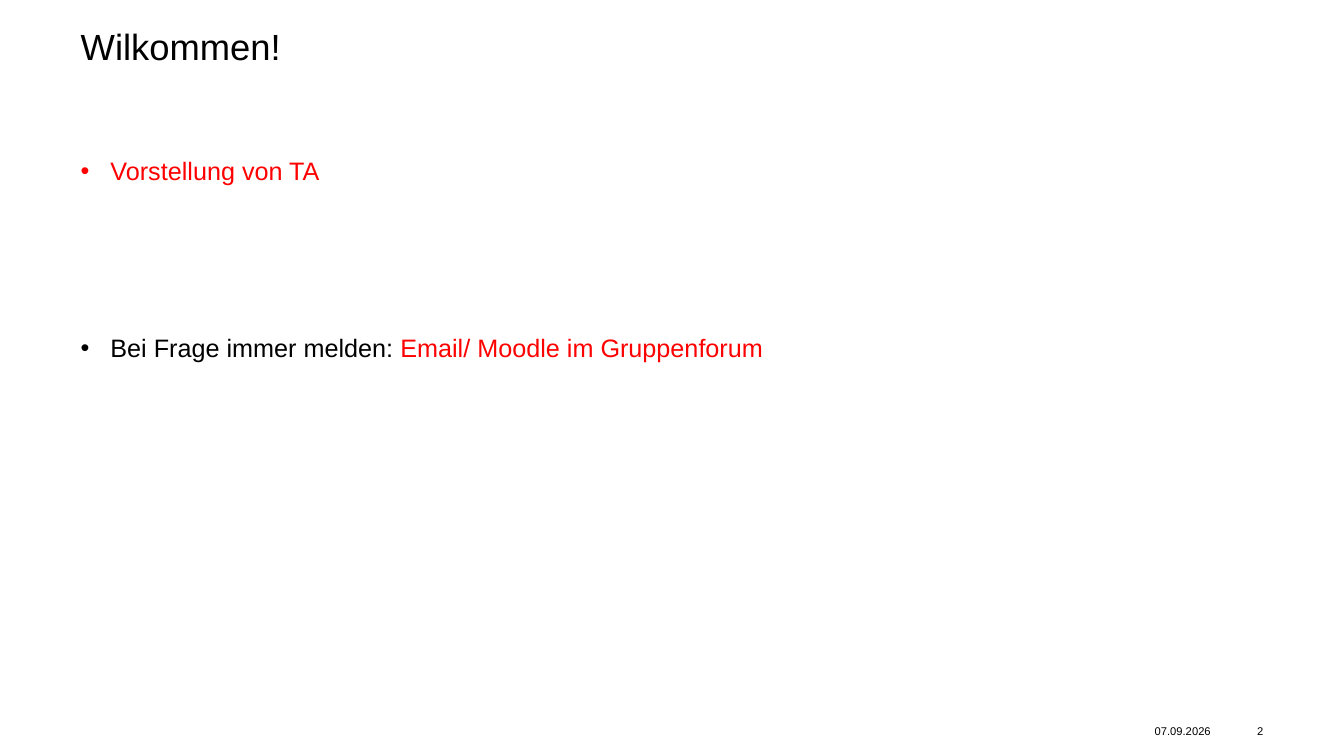
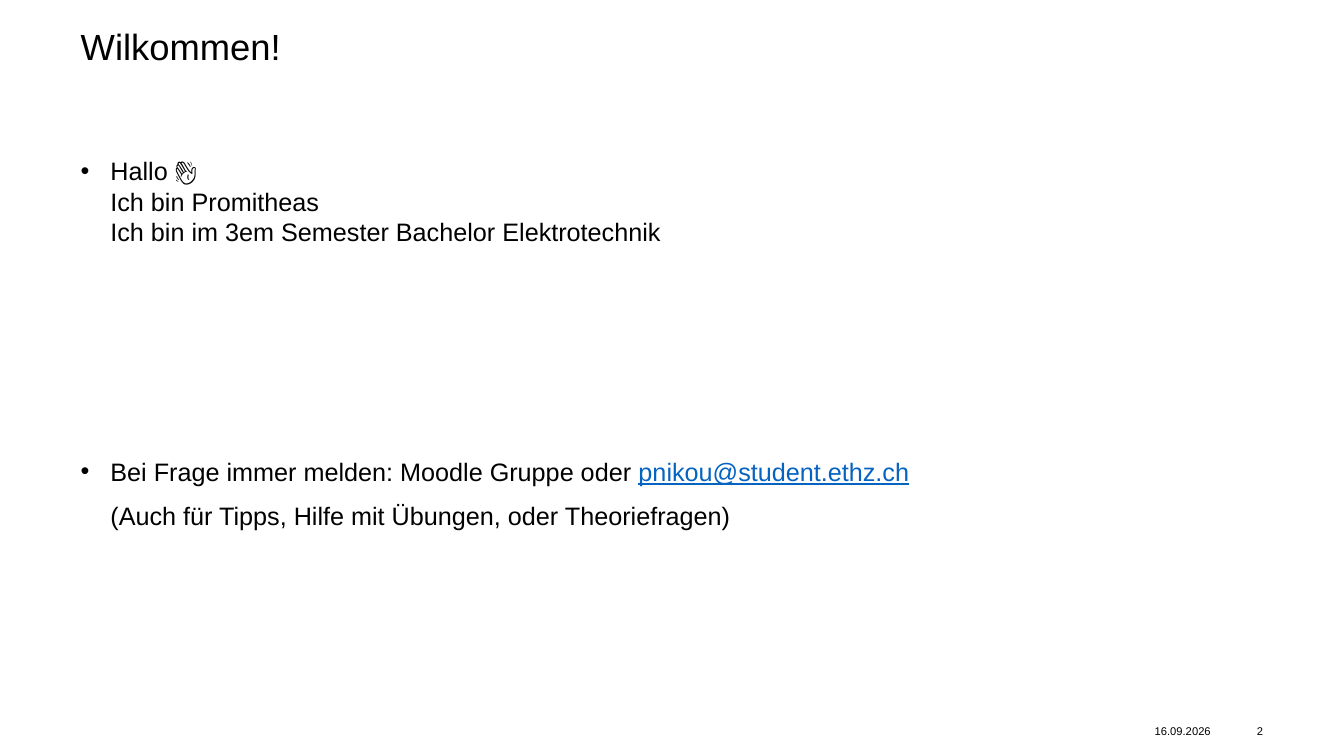
Before and after one commit to promitheas-nikou/eth-work, a slide deck: slide 2 of 2026H-NuS1/slides/ETH-W1.pptx. Drawn at 1344x756 pixels with LibreOffice and Linux fonts; fonts in the diff are those of the drawing; background and template pictures are left out. Boxes give left, top, right and bottom in pixels: in the first picture for what was removed or moved away, otherwise in the second. Text is boxed around its words. In the diff, an @@ line names an element or a change of style, - is before the commit and + after.

Commit message:
changed ppt

```diff
--- a/2026H-NuS1/slides/ETH-W1.pptx
+++ b/2026H-NuS1/slides/ETH-W1.pptx
@@ text at (x1=110, y1=161, x2=909, y2=531): text changed; text colour #FF0000 to #000000 @@
-• Vorstellung von TA
-• Bei Frage immer melden: Email/ Moodle im Gruppenforum
+• Hallo 👋
+  Ich bin Promitheas
+  Ich bin im 3em Semester Bachelor Elektrotechnik
+• Bei Frage immer melden: Moodle Gruppe oder pnikou@student.ethz.ch
+(Auch für Tipps, Hilfe mit Übungen, oder Theoriefragen)
@@ text at (x1=1155, y1=727, x2=1211, y2=735): text changed @@
-07.09.2026
+16.09.2026
```
Also in this commit, not shown: 20 other slides changed.
